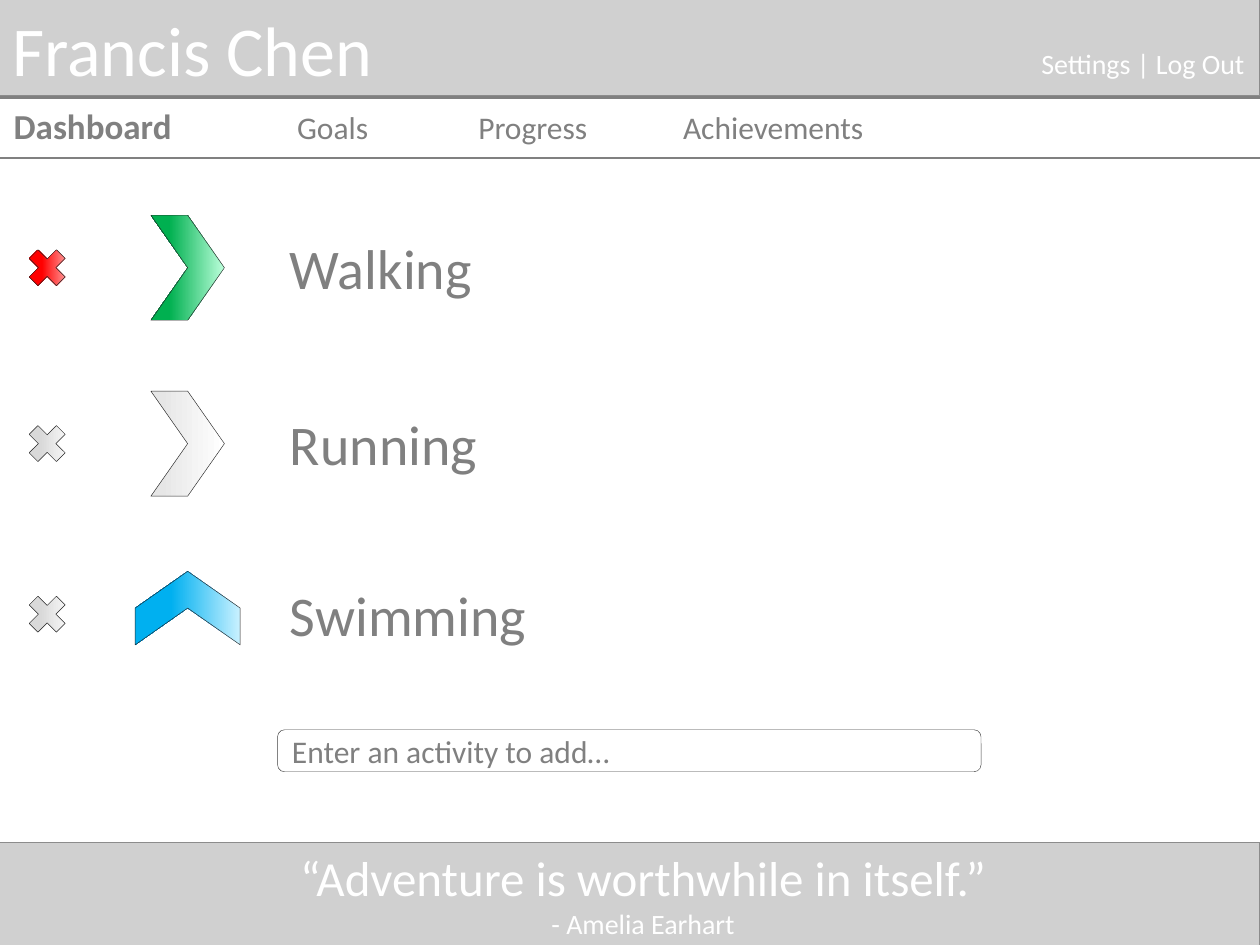
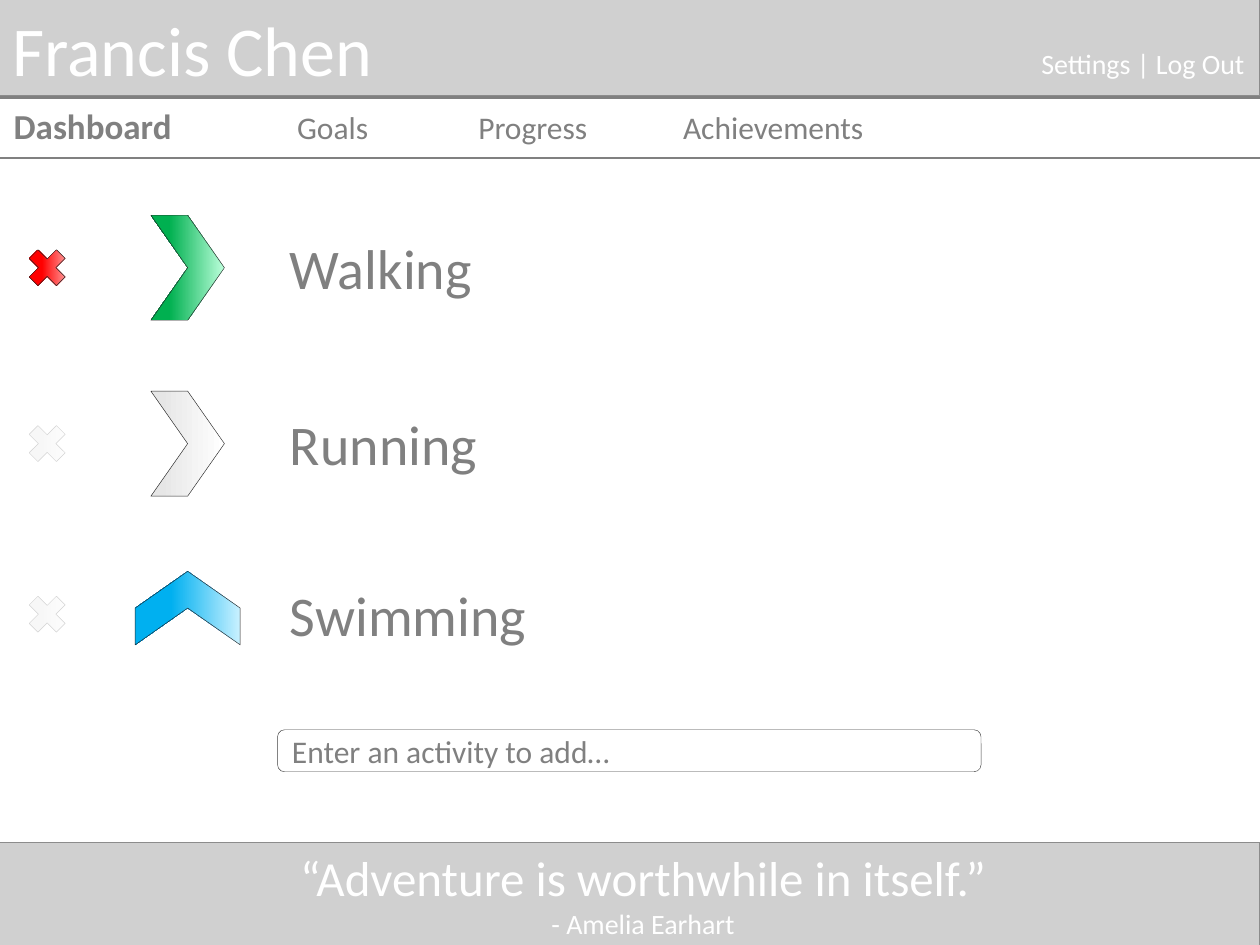
Before and after one commit to fxchen12/AlphaBrosPublic, a slide deck: slide 1 of docs/Mockups/Dashboard/Improved Dashboard Mockup.pptx. Drawn at 1260x945 pixels with LibreOffice and Linux fonts; fonts in the diff are those of the drawing; grey boxes stand for pictures. Boxes give left, top, right and bottom in pixels: in the first picture for what was removed or moved away, otherwise in the second. Text is boxed around its words. In the diff, an @@ line names an element or a change of style, - is before the commit and + after.

```diff
--- a/docs/Mockups/Dashboard/Improved Dashboard Mockup.pptx
+++ b/docs/Mockups/Dashboard/Improved Dashboard Mockup.pptx
@@ rectangle added at <box>9,370,77,696</box>, fill #FFFFFF at 80% opacity @@
```
Also in this commit, not shown: 5 other files.
